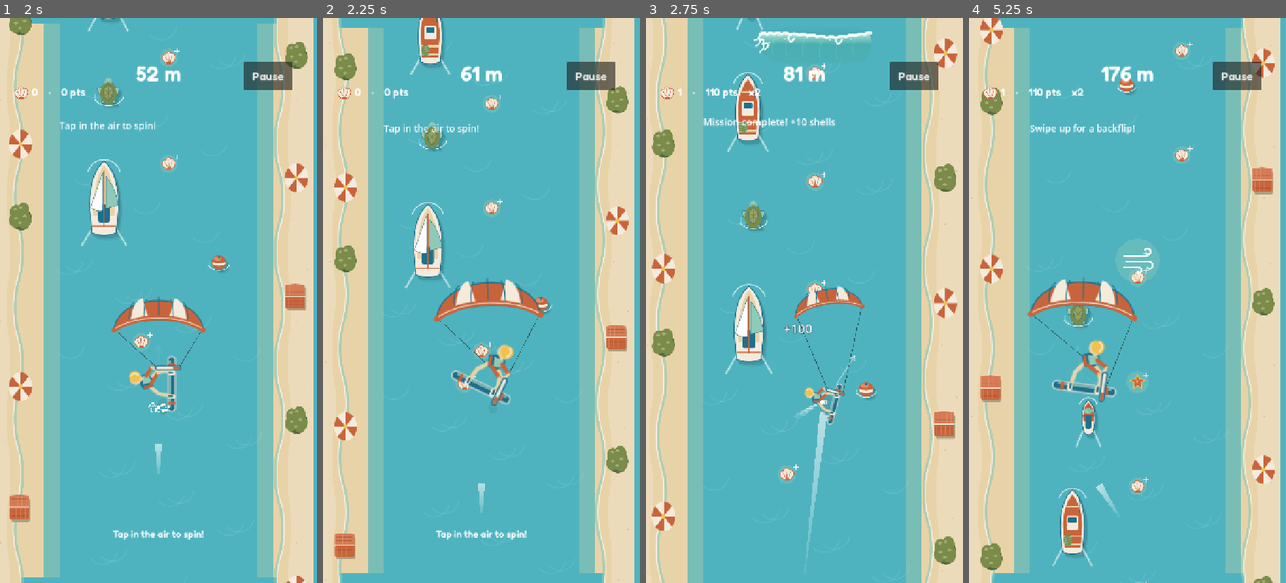
Above: before the commit, frames 1-4 (left to right).
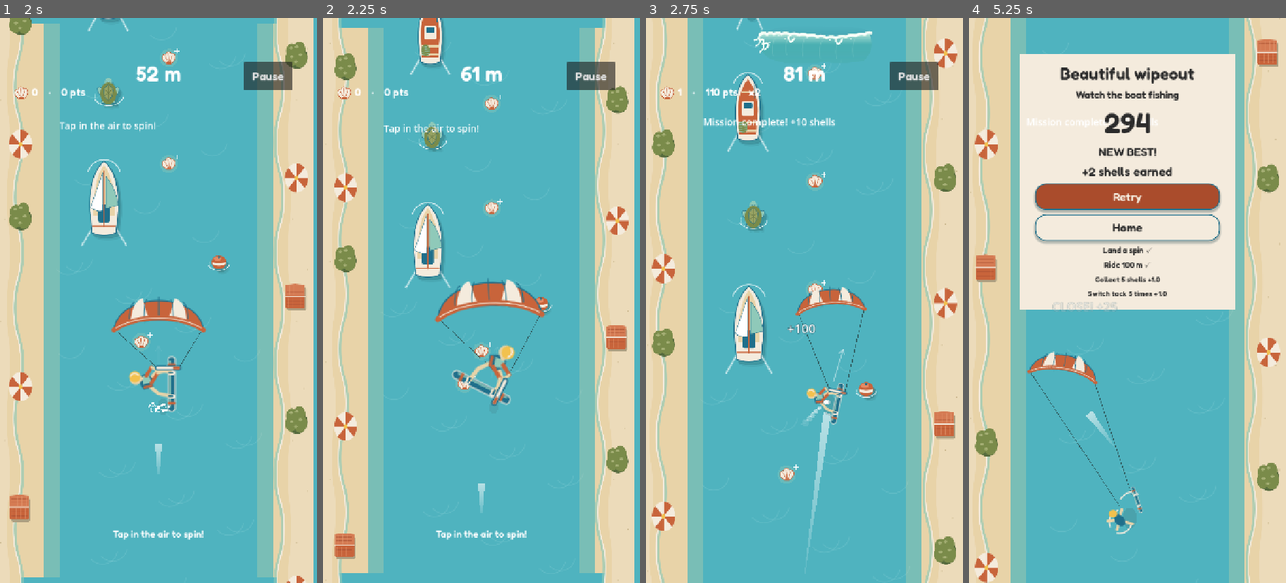
Above: after the commit, the same moments.

Repository: yeetozer/meltemi
Game: Godot game, scene res://scenes/main.tscn
Same seed, same stepped clock (60 frames per second), same inputs: the game is played once before the commit and once after it.
Inputs (mouse positions are in pixels of both pictures, inside the frame that each line leads up to):
- Up to frame 1 (2 s): tap Enter at 0.5 s; move the mouse to (228, 272) at 0.52 s; hold Right 0.53-1.25 s; tap Space at 0.6, 0.77, 1.07 s; click (228, 272) at 0.67 s; drag from (95, 328) to (142, 413) at 1.27 s
- Up to frame 2 (2.25 s): move the mouse to (513, 176) at 2.02 s; hold Right from 2.03 s (still down); tap Space at 2.1 s
- Up to frame 3 (2.75 s): keep holding Right
- Up to frame 4 (5.25 s): release Right at 2.75 s; drag from (1111, 413) to (1032, 215) at 2.77 s; move the mouse to (1222, 385) at 3.52 s; hold Left 3.53-4.25 s; tap Space at 3.6, 3.77, 4.07, 5.1 s; drag from (1032, 215) to (1079, 159) at 4.27 s; move the mouse to (1143, 300) at 5.02 s; hold Left from 5.03 s (still down); click (1143, 300) at 5.17 s

Frame 1 is identical in both runs. In frame 2, 1.0% of the frame differs, in the area x 34-71%, y 46-69%; in frame 3, 1.4%; in frame 4, 47%, in the area x 0-100%, y 0-100%.

Commit message:
Make drag steering independent of forward speed with deterministic probes

Diff:
--- a/game/scripts/run_model.gd
+++ b/game/scripts/run_model.gd
@@ -9,9 +9,25 @@
 # Horizontal finger-to-water displacement multiplier.
 const DRAG_GAIN: float = 2.0 # test range 1.5-2.5
 # Position follow time constant, seconds.
-const FOLLOW_TAU: float = 0.015
+const FOLLOW_TAU: float = 0.035
+# Speed-independent lateral cap, logical px/s (test range 260-340).
+const LATERAL_MAX: float = 300.0
+# Maximum lateral acceleration, logical px/s squared.
+const LATERAL_ACCEL: float = 2400.0
+# Released velocity fraction of the lateral cap.
+const RELEASE_DRIFT: float = 1.0
+# Recent nonzero steering intent survives a final catch-up frame at lift.
+const COMMAND_WINDOW: float = 0.05
+# Logical px/s required for a meaningful release command.
+const COMMAND_MIN: float = 1.0
+# Small target errors settle instead of converting thumb noise into heading flicker.
+const SETTLE_RADIUS: float = 2.35
+# Cosmetic board turn rate limit, radians per second.
+const HEADING_RATE: float = 6.0
+var lateral_velocity: float = 0.0
+var command_velocity: float = 0.0
 # Board-heading visual response time, seconds; cosmetic only.
-const HEADING_SMOOTH: float = 0.06
+const HEADING_SMOOTH: float = 0.08
 # Accumulated touch slop; disabled after crossing it until the next touch.
 const DRAG_DEADZONE: float = 2.0
 # Seconds of maximum lateral travel allowed ahead of the rider.
@@ -20,7 +36,6 @@
 var last_finger: float = 0.0
 var saturated_direction: float = 0.0
 var command_age: float = 1.0
-var command_heading: float = 0.0
 var command_pending: bool = false
 var visual_heading: float = 0.0
 # Maximum lateral carve angle, radians (40 degrees).
@@ -75,7 +90,7 @@
  near_ids[id]=true; trick_points+=25; event("near"); return true
 func begin_steering(finger_x: float) -> void:
  steering=true; held=true; anchor_x=x; target_x=x; anchor_finger=finger_x
- slop_crossed=false; last_finger=finger_x; saturated_direction=0; command_age=1; command_heading=0; command_pending=false
+ slop_crossed=false; last_finger=finger_x; saturated_direction=0; command_age=1; command_velocity=0; command_pending=false
 func drag_to(finger_x: float) -> void:
  if not steering: return
  var delta: float=finger_x-last_finger
@@ -88,13 +103,15 @@
  if saturated_direction*delta<0:
   anchor_x=x; anchor_finger=finger_x-delta; saturated_direction=0
  var desired: float=anchor_x+(finger_x-anchor_finger)*DRAG_GAIN
- var lead: float=TARGET_LEAD*speed*sin(MAX_HEADING)
+ var lead: float=TARGET_LEAD*LATERAL_MAX
  target_x=clampf(clampf(desired,x-lead,x+lead),SHORE-TARGET_MARGIN,720-SHORE+TARGET_MARGIN)
  if target_x!=desired:
   saturated_direction=signf(desired-x)
   anchor_x=target_x; anchor_finger=finger_x
 func end_steering(keep_command: bool = true) -> void:
- if keep_command and steering and command_age<=0.05 and absf(command_heading)>0.03: heading=command_heading
+ if keep_command and steering and command_age<=COMMAND_WINDOW and absf(command_velocity)>COMMAND_MIN:
+  lateral_velocity=clampf(command_velocity,-LATERAL_MAX*RELEASE_DRIFT,LATERAL_MAX*RELEASE_DRIFT)
+  heading=atan2(lateral_velocity,speed)
  steering=false; held=false
 func tap() -> void:
  if dead: return
@@ -109,6 +126,7 @@
  air = air_total
  # Apply airborne drift damping once; subsequent heading is the actual course.
  heading=atan2(tan(heading)*AIR_DRIFT,1.0)
+ lateral_velocity=tan(heading)*speed
  flips=0; flip=0; grabbing=false; grab_time=0; perfect=false; last_completion=-100
  spins = 0
  spin = 0
@@ -128,20 +146,30 @@
  speed = lerpf(START_SPEED,MAX_SPEED,minf(elapsed/90.0,1.0)) * (1.5 if gust > 0 else 1.0)
  if x < SHORE+38 or x > 720-SHORE-38: speed *= 0.6
  var lateral: float = AIR_DRIFT if air > 0 else 1.0
- var vx: float = tan(heading)*speed
+ var cap: float = minf(LATERAL_MAX,speed*tan(MAX_HEADING))
+ var vx: float = clampf(lateral_velocity,-cap,cap)
  if steering:
-  var cap: float = speed*sin(MAX_HEADING)
-  target_x=clampf(target_x,x-cap*TARGET_LEAD,x+cap*TARGET_LEAD)
-  vx=clampf((target_x-x)*(1.0-exp(-dt/FOLLOW_TAU))/maxf(dt,0.00001),-cap,cap)*lateral
+  target_x=clampf(target_x,x-LATERAL_MAX*TARGET_LEAD,x+LATERAL_MAX*TARGET_LEAD)
+  var error: float=target_x-x
+  # Soft deadband removes stationary thumb noise; braking bound prevents overshoot.
+  var travel: float=signf(error)*maxf(0,absf(error)-SETTLE_RADIUS)
+  var desired_v: float=clampf(travel/FOLLOW_TAU,-cap,cap)*lateral
+  desired_v=clampf(desired_v,-sqrt(2*LATERAL_ACCEL*absf(travel)),sqrt(2*LATERAL_ACCEL*absf(travel)))
+  vx=move_toward(lateral_velocity,desired_v,LATERAL_ACCEL*dt)
+  if vx*error<0: vx=move_toward(0,desired_v,LATERAL_ACCEL*dt) # Reverse without a stale-direction frame.
+  if dt>0: vx=signf(vx)*minf(absf(vx),absf(travel)/dt)
+ vx=clampf(vx,-cap,cap) # A sudden shallow entry must also obey the physical angle limit.
  var previous_x: float=x
  x+=vx*dt
  if air>0: x=clampf(x,SHORE+AIR_MARGIN,720-SHORE-AIR_MARGIN)
- if dt>0 and (steering or x!=previous_x+vx*dt):
-  heading=clampf(atan2((x-previous_x)/dt,speed),-MAX_HEADING,MAX_HEADING)
- if steering and command_pending and absf(heading)>0.03: command_heading=heading
+ if dt>0:
+  lateral_velocity=(x-previous_x)/dt
+  heading=clampf(atan2(lateral_velocity,speed),-MAX_HEADING,MAX_HEADING)
+ if steering and command_pending and absf(lateral_velocity)>COMMAND_MIN:
+  command_velocity=lateral_velocity
  command_pending=false
  command_age+=dt
- visual_heading=lerpf(visual_heading,heading,1.0-exp(-dt/HEADING_SMOOTH))
+ visual_heading=move_toward(visual_heading,lerpf(visual_heading,heading,1.0-exp(-dt/HEADING_SMOOTH)),HEADING_RATE*dt)
  if air<=0 and absf(heading)>TACK_THRESHOLD:
   var side: int = 1 if heading>0 else -1
   if tack!=0 and side!=tack: event("tacks")
--- /dev/null
+++ b/game/tests/steer_consistency.gd
@@ -0,0 +1,65 @@
+extends SceneTree
+const Model=preload("res://scripts/run_model.gd")
+const DT: float=1.0/60.0
+var failed: int=0
+var passed: int=0
+func check(ok: bool, label_: String) -> void:
+ if ok: passed+=1; print("PASS ",label_)
+ else: failed+=1; printerr("FAIL ",label_)
+func set_speed(r: RunModel, value: float) -> void:
+ r.elapsed=clampf((minf(value,700)-380)/320*90-DT,0,90)
+ r.gust=10 if value>700 else 0
+func _initialize() -> void:
+ var baseline: Array=[]
+ var releases: Array=[]
+ for value: float in [380.0,540.0,700.0,1050.0]:
+  var r: RunModel=Model.new(); r.speed=value; r.begin_steering(0)
+  var curve: Array=[]; var overshoot: bool=false; var t90: float=99
+  r.drag_to(60)
+  for i in range(90):
+   set_speed(r,value); r.tick(DT); curve.append(r.x)
+   overshoot=overshoot or r.x>r.target_x+0.00001
+   if r.x>=360+0.9*24 and t90==99: t90=float(i+1)*DT
+  if baseline.is_empty(): baseline=curve
+  var error: float=0
+  for i in range(curve.size()): error=maxf(error,absf(curve[i]-baseline[i]))
+  check(error<=24*0.05,"step curve speed-independent "+str(value))
+  check(not overshoot and t90<=0.25,"step no overshoot and t90 <=250ms "+str(value))
+  r=Model.new(); r.speed=value; r.begin_steering(0)
+  var rng=RandomNumberGenerator.new(); rng.seed=9182
+  var sum_sq: float=0
+  for i in range(180):
+   set_speed(r,value); r.drag_to(10 if i<60 else 10+rng.randf_range(-1.5,1.5)); r.tick(DT)
+   if i>=90: sum_sq+=r.heading*r.heading
+  check(rad_to_deg(sqrt(sum_sq/90))<1,"1.5px noise heading RMS <1deg "+str(value))
+  r=Model.new(); r.speed=value; r.begin_steering(0)
+  for i in range(12):
+   set_speed(r,value); r.drag_to(float(i)*10); r.tick(DT)
+  r.end_steering(); r.x=360
+  set_speed(r,value); r.tick(DT)
+  releases.append(r.lateral_velocity)
+ check(absf(float(releases.max())-float(releases.min()))<0.001,"released lateral velocity equal at every speed")
+ var r: RunModel=Model.new(); r.elapsed=90; r.begin_steering(0)
+ var reference: RunModel=Model.new(); reference.elapsed=90; reference.begin_steering(0)
+ var consistent: bool=true; var smooth: bool=true
+ for i in range(45):
+  r.elapsed=90; reference.elapsed=90
+  r.gust=10 if i>=12 and i<30 else 0
+  r.drag_to(float(i)*3); reference.drag_to(float(i)*3)
+  var previous: float=r.visual_heading
+  r.tick(DT); reference.tick(DT)
+  consistent=consistent and absf(r.x-reference.x)<0.001 and absf(r.heading-atan2(r.lateral_velocity,r.speed))<0.00001
+  smooth=smooth and absf(r.visual_heading-previous)<=Model.HEADING_RATE*DT+0.00001
+ check(consistent,"gust start/end mid-carve changes only natural atan2 heading, not lateral motion")
+ check(smooth,"board rotation rate bounded through gust transitions")
+ # Shallows may constrain vx only when the physical 40-degree limit requires it.
+ r=Model.new(); r.x=130; r.elapsed=90; r.begin_steering(0)
+ reference=Model.new(); reference.elapsed=90; reference.begin_steering(0)
+ for i in range(8):
+  r.drag_to(float(i)*3); reference.drag_to(float(i)*3); r.tick(DT); reference.tick(DT)
+ check(absf((r.x-130)-(reference.x-360))<0.001,"shallows preserve lateral response when angle cap permits")
+ r=Model.new(); r.x=586; r.lateral_velocity=Model.LATERAL_MAX
+ r.tick(DT); r.tick(DT)
+ check(absf(r.heading-atan2(r.lateral_velocity,r.speed))<0.00001 and absf(r.heading)<=Model.MAX_HEADING,"sudden shallow entry preserves physical heading/velocity agreement")
+ print("STEERING RESULT ",passed," passed, ",failed," failed")
+ quit(1 if failed else 0)
--- /dev/null
+++ b/game/tests/steer_probe.gd
@@ -0,0 +1,34 @@
+extends SceneTree
+const Model=preload("res://scripts/run_model.gd")
+const DT: float=1.0/60.0
+func _initialize() -> void:
+ var output: Dictionary={}
+ for speed_: float in [380.0,540.0,700.0,1050.0]:
+  for track: String in ["step","sine","jitter","release","gust"]:
+   var r=Model.new()
+   var rng=RandomNumberGenerator.new(); rng.seed=9182
+   r.speed=speed_; r.begin_steering(0)
+   var rows: Array=[]
+   for i in range(180):
+    r.elapsed=clampf((minf(speed_,700.0)-380.0)/320.0*90.0-DT,0,90)
+    r.gust=10 if speed_>700 else 0
+    if track=="gust" and i>=30 and i<90: r.gust=10
+    var finger: float=0
+    if track=="step": finger=60
+    elif track=="sine": finger=40*sin(TAU*float(i)*DT)
+    elif track=="jitter": finger=10 if i<60 else 10+rng.randf_range(-1.5,1.5)
+    elif track=="release" or track=="gust": finger=minf(float(i)*10,300)
+    if track=="release" and i==12:
+     r.end_steering(); r.x=360
+    if track!="release" or i<12: r.drag_to(finger)
+    var previous: float=r.x
+    r.tick(DT)
+    rows.append([float(i+1)*DT,r.x,(r.x-previous)/DT,r.heading,r.visual_heading,r.target_x,r.speed,r.dead])
+   output[str(int(speed_))+"_"+track]=rows
+ var args=OS.get_cmdline_user_args()
+ var path: String=args[0] if args.size()>0 else "../art/qa/steer/probe.json"
+ DirAccess.make_dir_recursive_absolute(path.get_base_dir())
+ var file=FileAccess.open(path,FileAccess.WRITE)
+ file.store_string(JSON.stringify(output)); file.close()
+ print("STEER_PROBE ",path)
+ quit()
--- a/game/tests/test_runner.gd
+++ b/game/tests/test_runner.gd
@@ -34,9 +34,9 @@
    r.drag_to(200+direction*float(i+1))
    var previous: float=r.x
    r.tick(1.0/60)
-   capped=capped and absf(r.x-previous)*60<=r.speed*sin(Model.MAX_HEADING)+0.001
+   capped=capped and absf(r.x-previous)*60<=Model.LATERAL_MAX+0.001
    if i==4: check(r.heading*direction>0,"heading follows drag")
-  check(absf(r.x-(360+direction*200))<5,"100px slow finger drag follows 200px without deadzone loss")
+  check(absf(r.x-(360+direction*200))<8,"100px slow finger drag follows 200px within follow lag and settle radius")
   check(capped,"lateral carve speed capped")
   for i in range(60): r.tick(1.0/60)
   check(absf(r.heading)<0.01,"stationary finger settles straight")
@@ -48,19 +48,20 @@
  r.target_x=r.x; r.tick(1.0/60) # Zero-velocity catch-up just before lift.
  r.end_steering()
  check(absf(r.heading-commanded)<0.001,"release ignores zero-velocity catch-up frame")
- var released: float=r.heading
+ var released: float=r.lateral_velocity
  for i in range(400): r.tick(1.0/60)
- check(r.heading==released and r.reason=="Beached","release holds heading and eventually beaches")
- r=Model.new(); r.begin_steering(0); r.drag_to(100); r.tick(1.0/60)
- r.drag_to(-100); r.tick(1.0/60)
+ check(r.lateral_velocity>0 and r.lateral_velocity<=released+0.001 and r.reason=="Beached","release keeps lateral drift until beach (shallow angle cap allowed)")
+ r=Model.new(); r.begin_steering(0)
+ for i in range(8): r.drag_to(float(i+1)*10); r.tick(1.0/60)
+ for i in range(8): r.drag_to(80-float(i+1)*10); r.tick(1.0/60)
  check(r.events.get("tacks",0)==1,"opposite heading hysteresis counts tack")
  r=Model.new(); r.begin_steering(300); r.drag_to(302)
  check(r.target_x==360,"drag deadzone ignores jitter")
  r.drag_to(2000)
  r.drag_to(1990)
- check(absf(r.target_x-r.x)<=Model.TARGET_LEAD*r.speed*sin(Model.MAX_HEADING),"target lead bounded to 80ms")
+ check(absf(r.target_x-r.x)<=Model.TARGET_LEAD*Model.LATERAL_MAX,"target lead bounded to 80ms")
  r=Model.new(); r.x=625; r.begin_steering(0); r.drag_to(1000)
- r.drag_to(999)
+ r.drag_to(998)
  var before_reverse: float=r.x
  r.tick(1.0/60)
  check(r.x<before_reverse,"shore clamp reverses within one frame")
Not shown, added: game/tests/steer_consistency.gd.uid
Not shown, added: game/tests/steer_probe.gd.uid
Not shown, changed: docs/GDD.md
Not shown, added: docs/steering-consistency.md
Not shown, changed: tools/run_smoke.sh
Not shown, added: tools/steer_report.py
